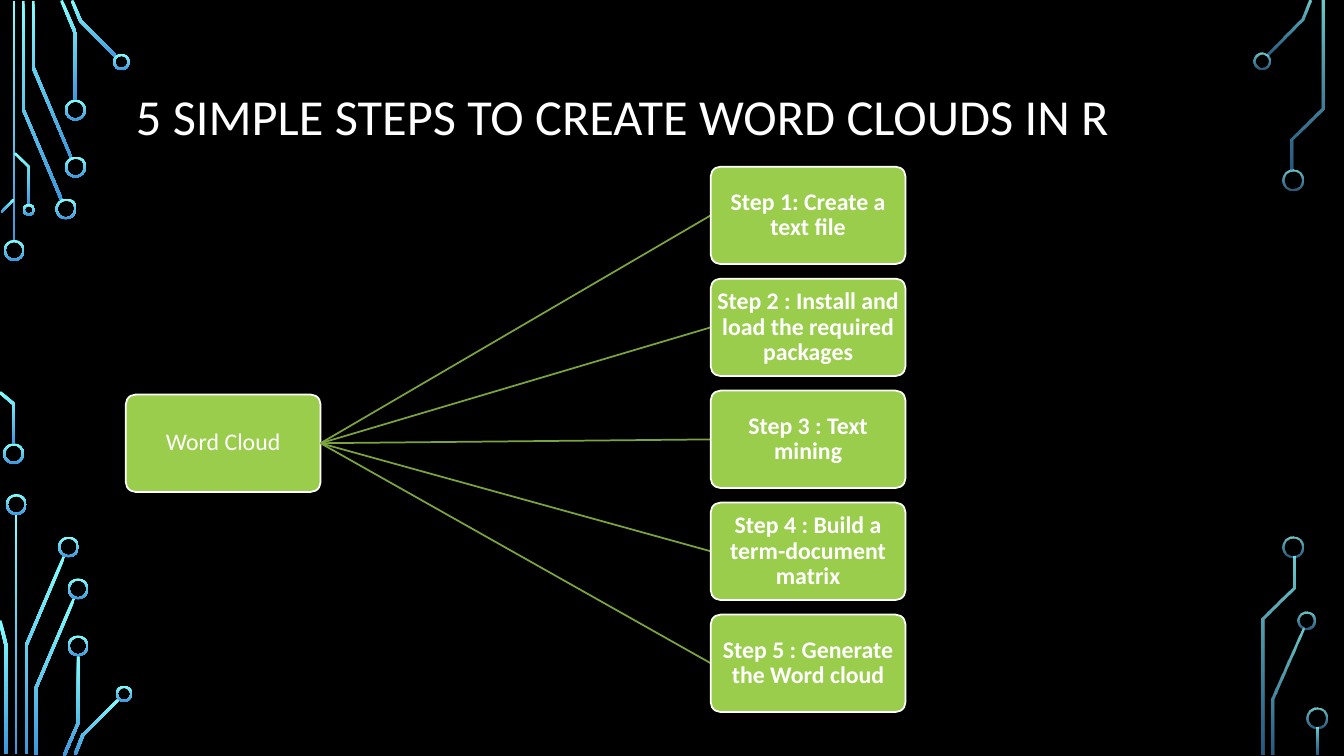
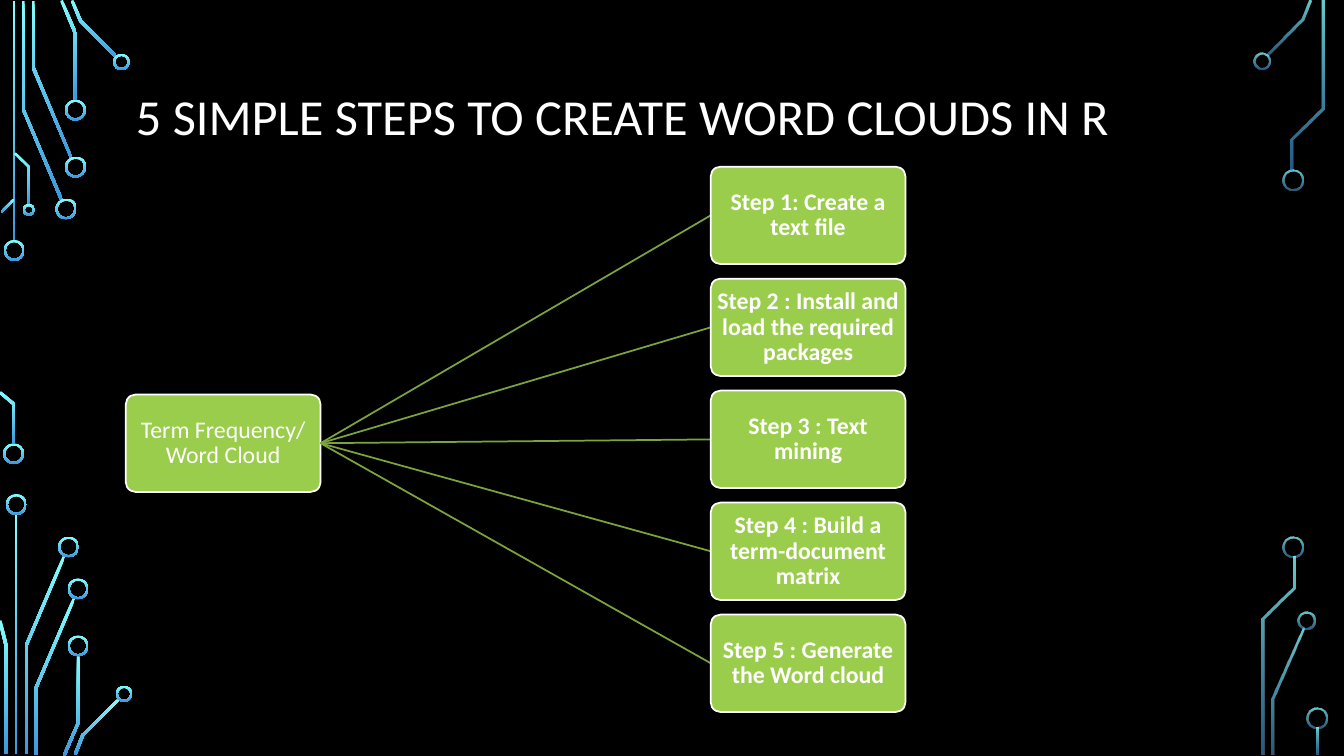
Before and after one commit to AjayArora35/Data-607-Context-Presentation, a slide deck: slide 5 of Text Mining with R.pptx. Drawn at 1344x756 pixels with LibreOffice and Linux fonts; fonts in the diff are those of the drawing; background and template pictures are left out. Boxes give left, top, right and bottom in pixels: in the first picture for what was removed or moved away, otherwise in the second. Text is boxed around its words. In the diff, an @@ line names an element or a change of style, - is before the commit and + after.

```diff
--- a/Text Mining with R.pptx
+++ b/Text Mining with R.pptx
@@ text at [141,421,305,463]: text changed @@
-Word Cloud
+Term Frequency/ Word Cloud
```
Also in this commit, not shown: 2 other slides changed.
